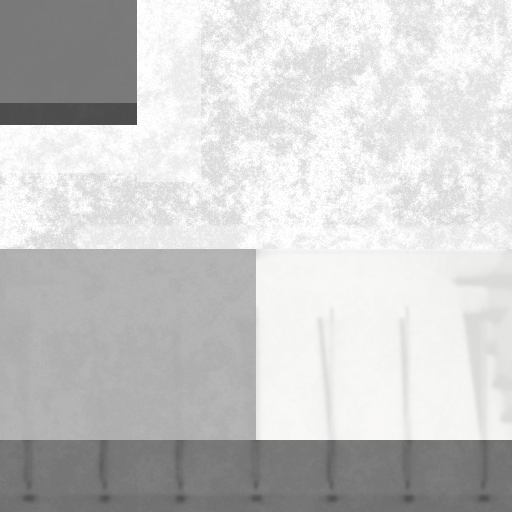
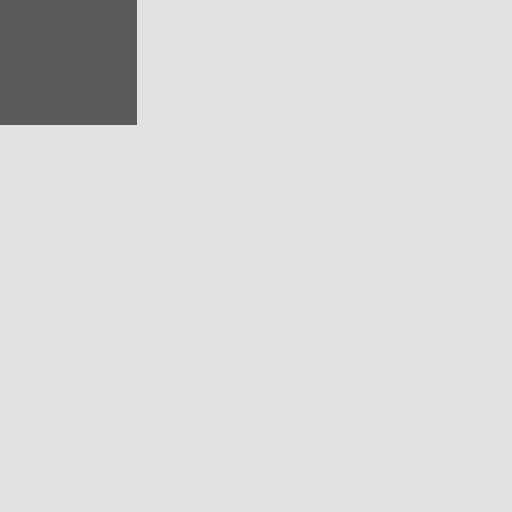
Comparing the layer stacks of the two (512, 512) images. Changes:
hid "Widoczny" over [0,0,512,512]
added layer "Warstwa #3" above "Warstwa #2" over [0,0,512,512]
